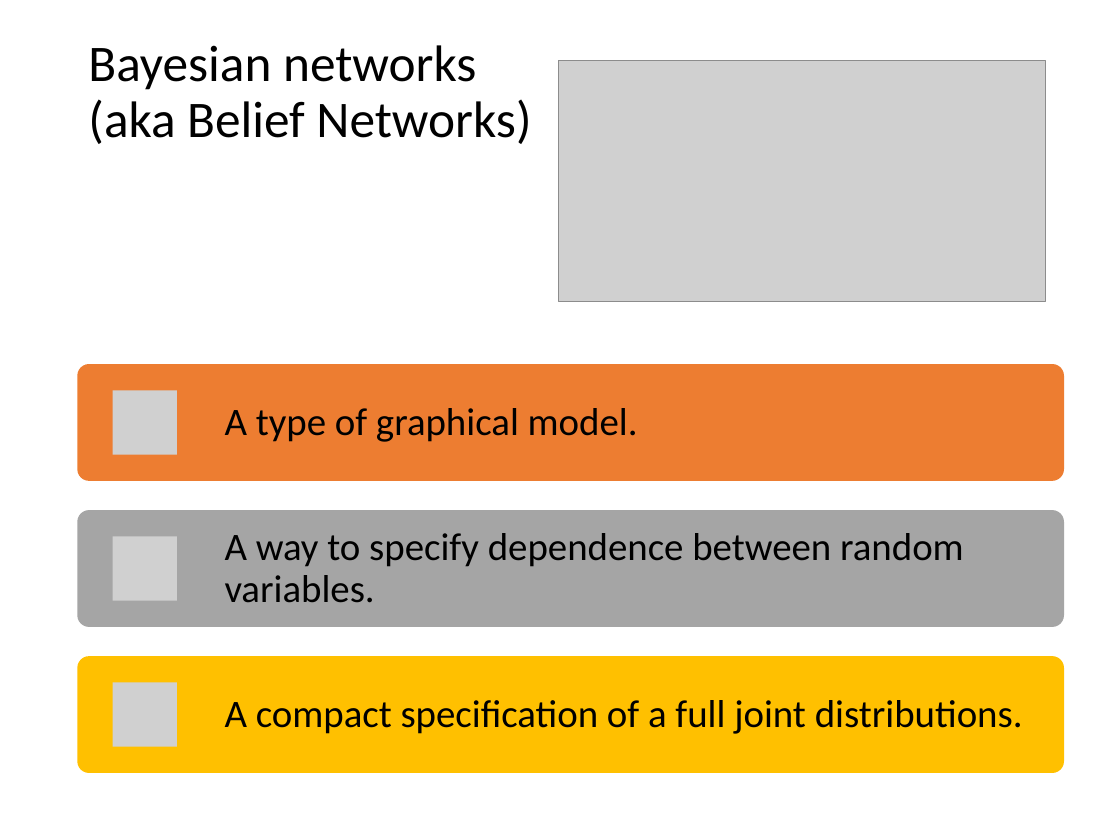
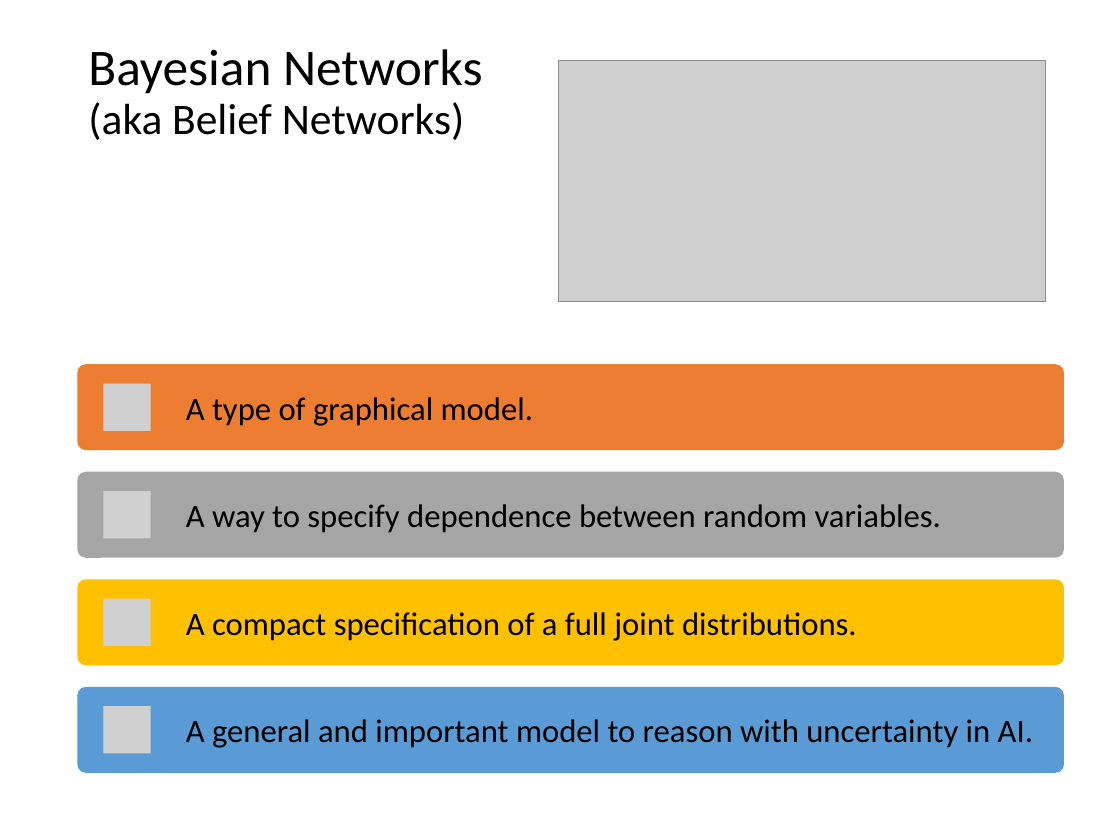
Before and after one commit to mhahsler/CS7320-AI, a slide deck: slide 5 of slides/13_bayes_nets.pptx (slide 3 before the commit). Drawn at 1120x840 pixels with LibreOffice and Linux fonts; fonts in the diff are those of the drawing; grey boxes stand for pictures. Boxes give left, top, right and bottom in pixels: in the first picture for what was removed or moved away, otherwise in the second. Text is boxed around its words. In the diff, an @@ line names an element or a change of style, - is before the commit and + after.

```diff
--- a/slides/13_bayes_nets.pptx
+++ b/slides/13_bayes_nets.pptx
@@ title at <box>88,49,483,140</box>: text changed; size 33 to 28 pt @@
-Bayesian networks
-(aka Belief Networks)
+Bayesian Networks
+(aka Belief Networks)
@@ rounded rectangle: place and size @@
-rounded rectangle at <box>77,364,1064,480</box>
+rounded rectangle at <box>77,364,1064,450</box>
@@ picture: place and size @@
-picture at <box>113,391,177,455</box>
+picture at <box>103,383,150,430</box>
@@ text "A type of graphical model.": place and size @@
-text "A type of graphical model." at <box>225,408,638,442</box>
+text "A type of graphical model." at <box>186,397,533,426</box>
@@ rounded rectangle: place and size @@
-rounded rectangle at <box>77,510,1064,626</box>
+rounded rectangle at <box>77,472,1064,558</box>
@@ text "A way to specify dependence ...": place and size @@
-text "A way to specify dependence ..." at <box>225,533,964,603</box>
+text "A way to specify dependence ..." at <box>186,504,941,533</box>
@@ picture removed at <box>113,536,177,600</box> @@
@@ rounded rectangle: place and size @@
-rounded rectangle at <box>77,656,1064,773</box>
+rounded rectangle at <box>77,579,1064,665</box>
@@ picture: place and size @@
-picture at <box>113,682,177,746</box>
+picture at <box>103,599,150,646</box>
@@ size 25 to 21 pt; line spacing 0.9 to 1; less space between paragraphs in 3 elements at <box>186,397,533,426</box>, <box>186,504,941,533</box>, <box>186,612,857,641</box> @@
@@ text "A compact specification of a ...": place and size @@
-text "A compact specification of a ..." at <box>225,700,1023,734</box>
+text "A compact specification of a ..." at <box>186,612,857,641</box>
@@ group added at <box>77,491,1064,773</box>: 2 pictures, 1 rounded rectangle, 1 text @@
+A general and important model to reason with uncertainty in AI.
```
Also in this commit, not shown: 16 other slides changed, 5 slides added, 2 slides removed, 3 other files.
